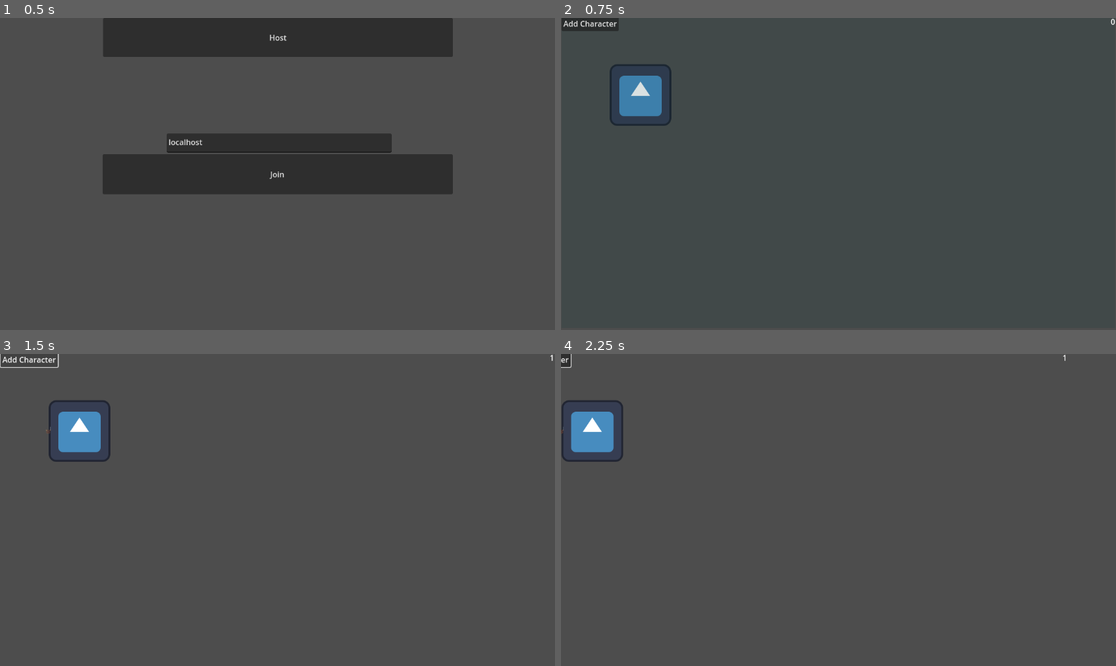
Above: before the commit, frames 1-4 (two rows, left to right).
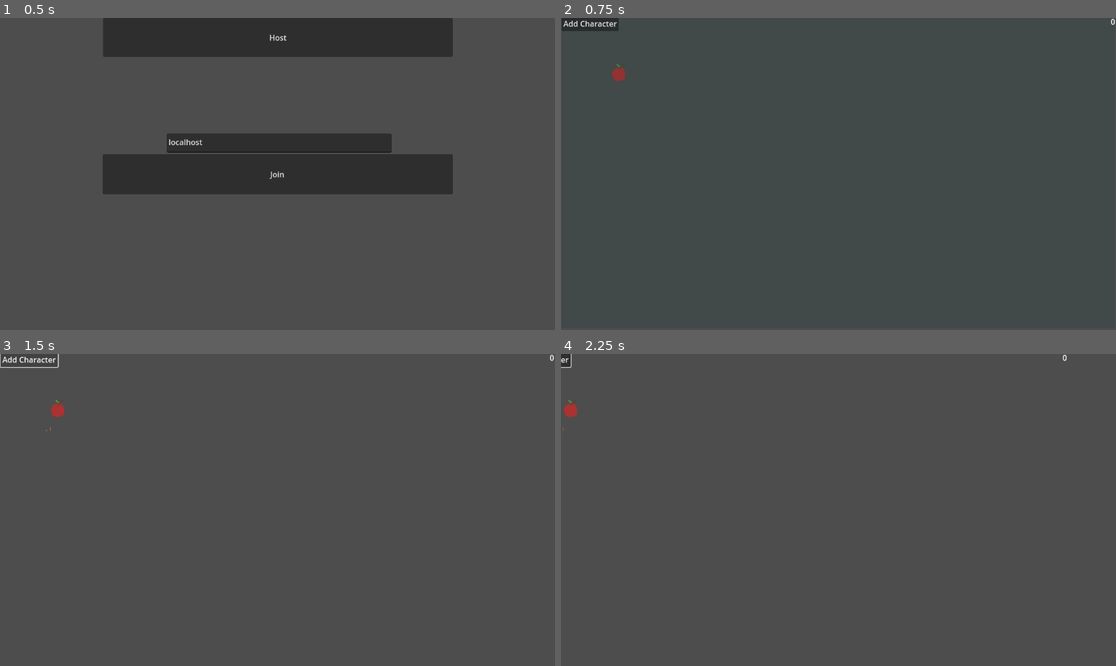
Above: after the commit, the same moments.

Repository: tomeng99/aoe-game-godot
Game: Godot game, scene res://scenes/Menu.tscn
Two runs of this game, one before a commit and one after it. Both use one fixed random seed, a clock stepped at 60 frames per second and the inputs below. The engine's default icon, where the game draws it, is replaced by a stand-in: a white triangle on a blue panel in a dark square.
Inputs (mouse positions are in pixels of both pictures, inside the frame that each line leads up to):
- Up to frame 1 (0.5 s): no input
- Up to frame 2 (0.75 s): click "Host" at 0.5 s
- Up to frame 3 (1.5 s): click "Add Character" at 1.25 s
- Up to frame 4 (2.25 s): tap Enter at 2 s; move the mouse to (610, 428) at 2.02 s; hold Right (ui_right) from 2.03 s (still down); click (610, 428) at 2.17 s

Frame 1 is identical in both runs. In frame 2, 1.3% of the frame differs, in the area x 8-20%, y 14-35%; in frame 3, 1.4%; in frame 4, 1.4%, in the area x 0-92%, y 0-35%.

Commit message:
Add apple image

Diff:
--- a/scenes/apple.tscn
+++ b/scenes/apple.tscn
@@ -1,7 +1,7 @@
 [gd_scene load_steps=5 format=3 uid="uid://8fxf5owjw5hj"]
 
 [ext_resource type="Script" path="res://scenes/apple.gd" id="1_j78od"]
-[ext_resource type="Texture2D" uid="uid://d2gacc45i4m3u" path="res://resources/icon.svg" id="1_wcoe2"]
+[ext_resource type="Texture2D" uid="uid://conpdhhjpr1gn" path="res://resources/apple.png" id="2_vf6d0"]
 
 [sub_resource type="SceneReplicationConfig" id="SceneReplicationConfig_gq58j"]
 properties/0/path = NodePath(".:position")
@@ -9,7 +9,7 @@
 properties/0/replication_mode = 1
 
 [sub_resource type="CircleShape2D" id="CircleShape2D_xh3va"]
-radius = 79.1581
+radius = 19.4165
 
 [node name="Apple" type="Node2D"]
 script = ExtResource("1_j78od")
@@ -17,7 +17,7 @@
 [node name="TextureRect" type="TextureRect" parent="."]
 offset_right = 40.0
 offset_bottom = 40.0
-texture = ExtResource("1_wcoe2")
+texture = ExtResource("2_vf6d0")
 
 [node name="MultiplayerSynchronizer" type="MultiplayerSynchronizer" parent="."]
 replication_config = SubResource("SceneReplicationConfig_gq58j")
@@ -25,5 +25,5 @@
 [node name="Area2D" type="Area2D" parent="."]
 
 [node name="CollisionShape2D" type="CollisionShape2D" parent="Area2D"]
-position = Vector2(66, 64)
+position = Vector2(19, 19)
 shape = SubResource("CircleShape2D_xh3va")
Binary file added: resources/apple.png
Not shown, added: resources/apple.png.import
